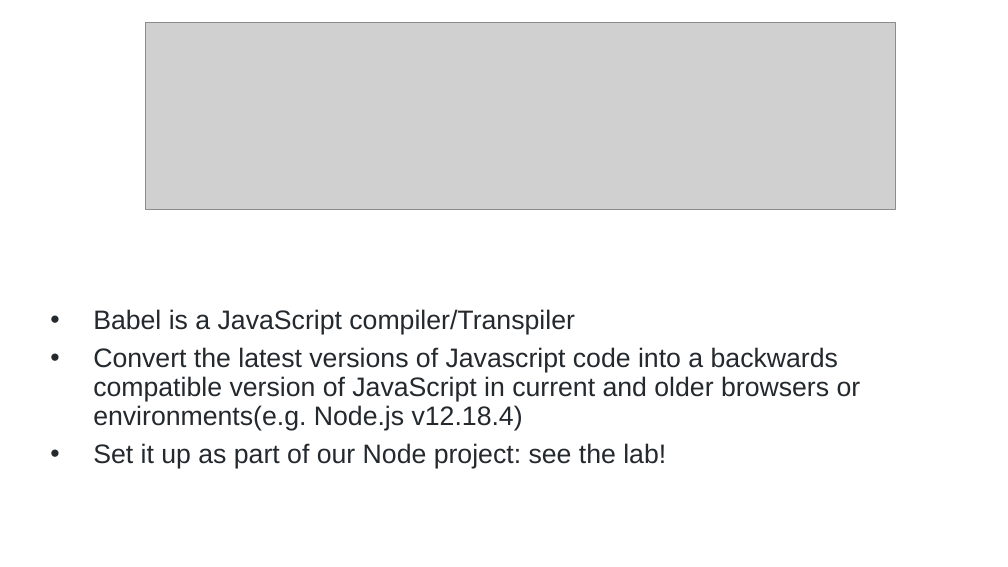
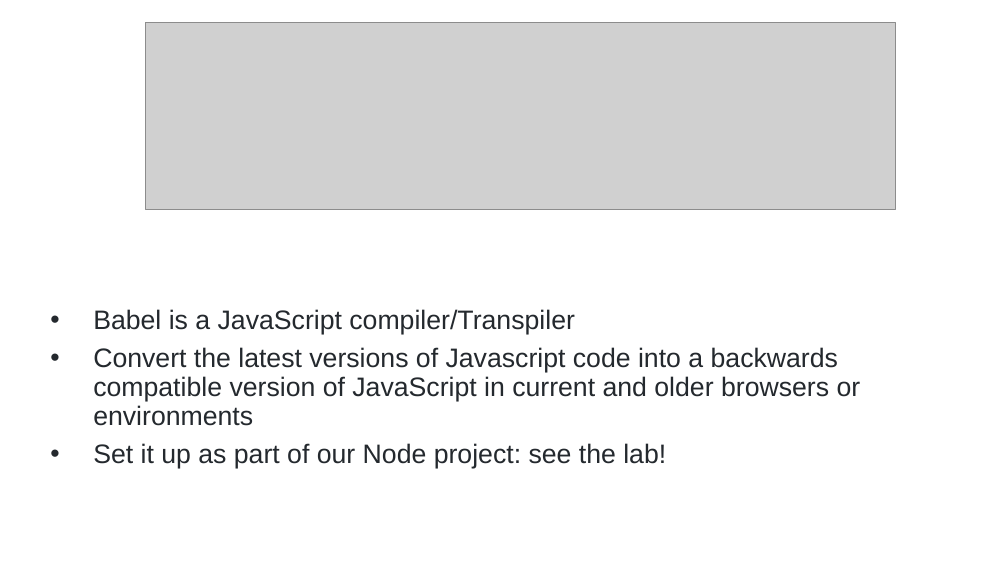
Before and after one commit to diarmuidoconnor/wad2, a slide deck: slide 31 of topic07/talk-1/node-2019.pptx. Drawn at 1008x567 pixels with LibreOffice and Linux fonts; fonts in the diff are those of the drawing; grey boxes stand for pictures. Boxes give left, top, right and bottom in pixels: in the first picture for what was removed or moved away, otherwise in the second. Text is boxed around its words. In the diff, an @@ line names an element or a change of style, - is before the commit and + after.

```diff
--- a/topic07/talk-1/node-2019.pptx
+++ b/topic07/talk-1/node-2019.pptx
@@ subtitle at bbox=[93, 347, 861, 426]: text changed @@
-• Convert the latest versions of Javascript code into a backwards compatible version of JavaScript in current and older browsers or environments(e.g. Node.js v12.18.4)
+• Convert the latest versions of Javascript code into a backwards compatible version of JavaScript in current and older browsers or environments
```
Also in this commit, not shown: 5 other slides changed, 12 other files.
